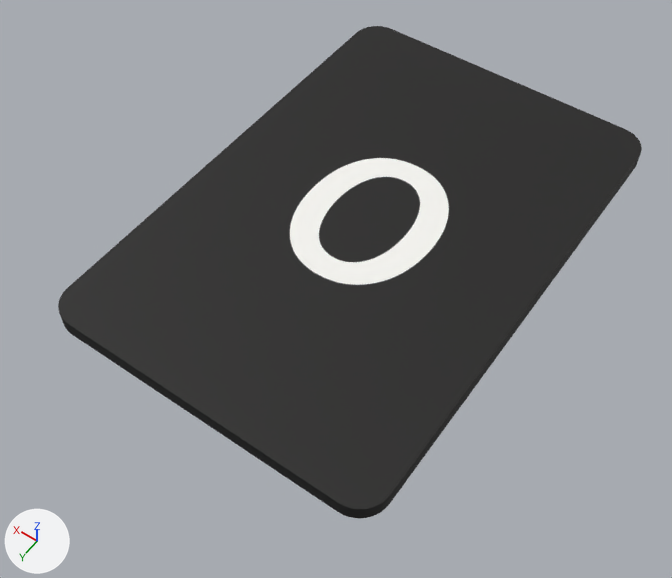
The glTF model exports/algo/glb/black_0.glb: old version first, new version second.
One viewpoint serves both versions: a 50 mm lens placed at (-0.0391, 0.0616, 0.0818), pointed at (-0.0006, 0.0077, -0.0029). Every picture has the same lights, and +X, +Y and +Z are marked at lower left. The older version comes first. Vertices at exactly the same position are counted once.

In view in the first picture: 'black_0'.
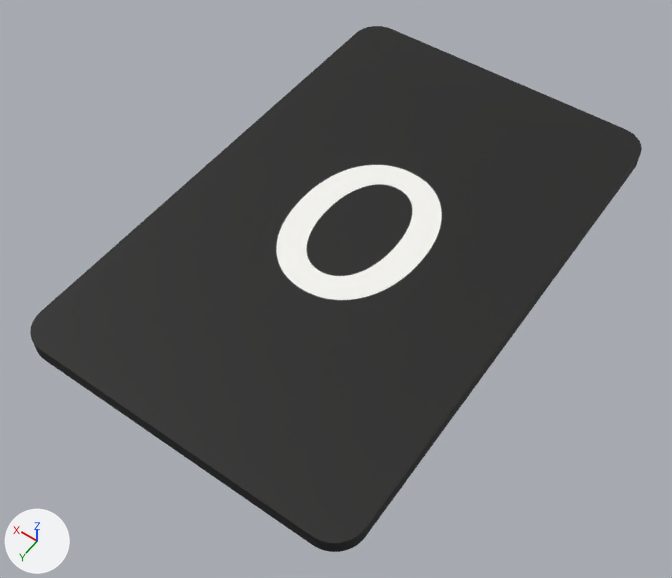
The newer file is also turned or shifted as a whole; pictures and numbers use the older file's frame.

Location of each change, (x1, y1, x2, y2) in pixels of the pictures (672 x 578 px):
```json
{"object": "black_0", "change": "reshaped", "before": [58, 26, 642, 518], "after": [30, 26, 642, 552], "on screen": "7% taller"}
```

Edits to the scene script, one JSON object a line:
```json
{"block": "me_black_0", "where": "# used by ob_black_0; location = (0.0, 0.0, 0.0)"}
{"op": "remove", "block": "me_black_0", "code": "me_black_0.from_pydata(...)  # 136 vertices, 268 faces; spans x -0.021..0.021, y -0.031..0.031, z 0.0..0.002"}
{"op": "add", "block": "me_black_0", "code": "me_black_0.from_pydata(...)  # 136 vertices, 268 faces; spans x -0.021..0.021, y -0.031..0.035, z 0.0..0.002"}
{"block": "me_black_0", "change": "me_black_0 part 1: all 68 vertices in x -0.021..0.021, y 0.0275..0.031, z 0.0..0.002 are moved by (0.0, 0.004, 0.0)"}
```
